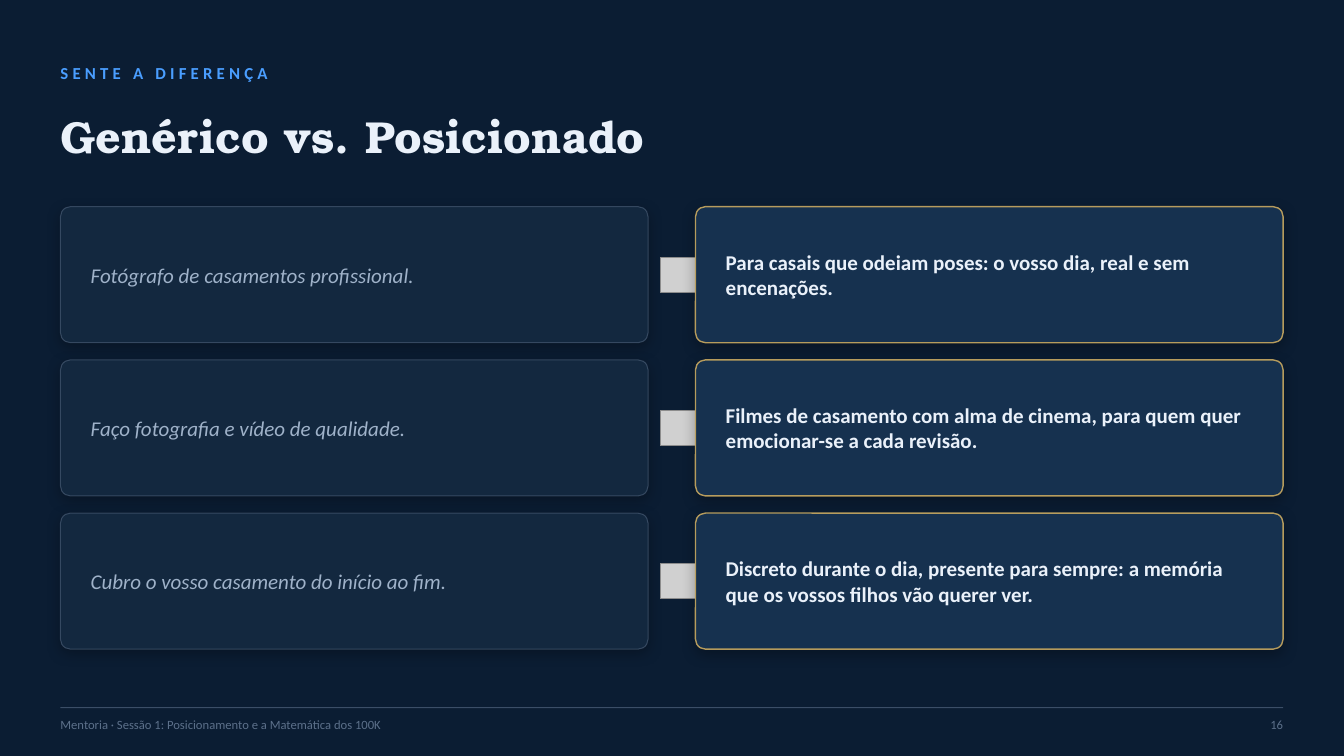
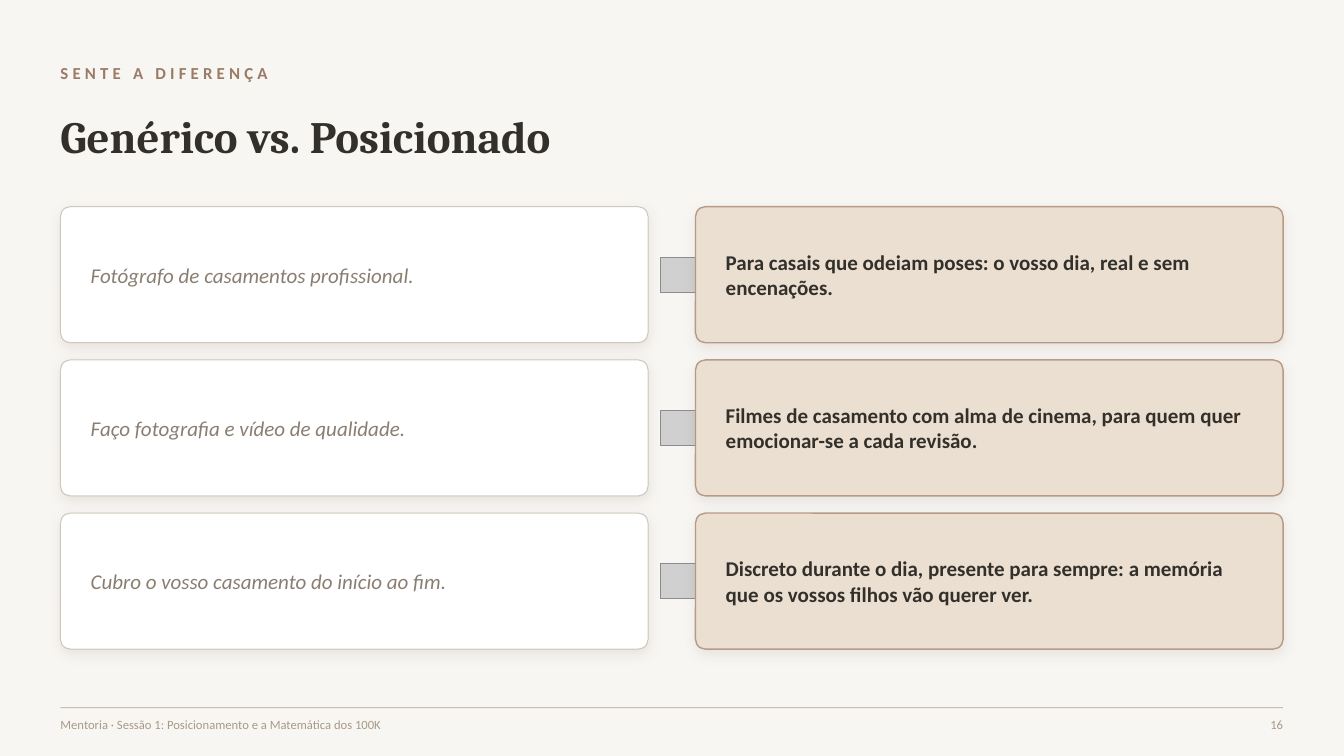
Before and after one commit to geralrlphoto/rl-menu, a slide deck: slide 16 of public/wedding-mentor-files/S1_Posicionamento.pptx. Drawn at 1344x756 pixels with LibreOffice and Linux fonts; fonts in the diff are those of the drawing; grey boxes stand for pictures. Boxes give left, top, right and bottom in pixels: in the first picture for what was removed or moved away, otherwise in the second. Text is boxed around its words. In the diff, an @@ line names an element or a change of style, - is before the commit and + after.

```diff
--- a/public/wedding-mentor-files/S1_Posicionamento.pptx
+++ b/public/wedding-mentor-files/S1_Posicionamento.pptx
@@ background #0B1D33 to #F8F6F3 @@
@@ text "SENTE A DIFERENÇA" at (x1=60, y1=68, x2=267, y2=82): text colour #4A9EFF to #9A7B66 @@
@@ text "Genérico vs. Posicionado" at (x1=60, y1=121, x2=551, y2=154): font TeX Gyre Bonum to Cambria, text colour #EAF1FA to #33302B @@
@@ fill #13283F to #FFFFFF; outline #5C708A 0.75 pt to #A89A86 0.75 pt; shadow changed in 3 elements at (x1=60, y1=207, x2=648, y2=343), (x1=60, y1=360, x2=648, y2=496), (x1=60, y1=513, x2=648, y2=649) @@
@@ text colour #9FB2C9 to #8A7E72 in 3 elements at (x1=91, y1=268, x2=413, y2=287), (x1=91, y1=421, x2=405, y2=440), (x1=91, y1=574, x2=446, y2=592) @@
@@ fill #16314F to #EADFD0; outline #C9A961 1 pt to #B1937E 1 pt; shadow changed in 3 elements at (x1=696, y1=207, x2=1284, y2=343), (x1=696, y1=360, x2=1284, y2=496), (x1=696, y1=513, x2=1284, y2=649) @@
@@ text colour #EAF1FA to #33302B in 3 elements at (x1=726, y1=255, x2=1189, y2=299), (x1=726, y1=408, x2=1241, y2=448), (x1=726, y1=561, x2=1223, y2=606) @@
@@ text "Mentoria · Sessão 1: Posicionamento ..." at (x1=60, y1=720, x2=381, y2=729): text colour #5C708A to #A89A86 @@
@@ line (60, 708) - (1284, 708): stroke #5C708A 0.75 pt to #A89A86 0.75 pt @@
@@ text "16" at (x1=1270, y1=720, x2=1283, y2=729): text colour #5C708A to #A89A86 @@
```
Also in this commit, not shown: 21 other slides changed, 7 other files.
